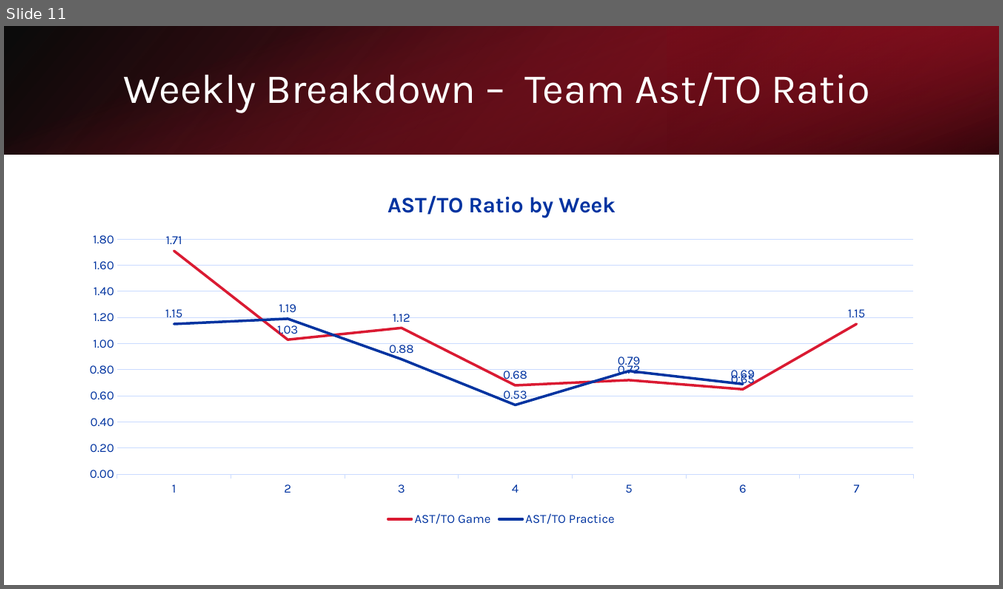
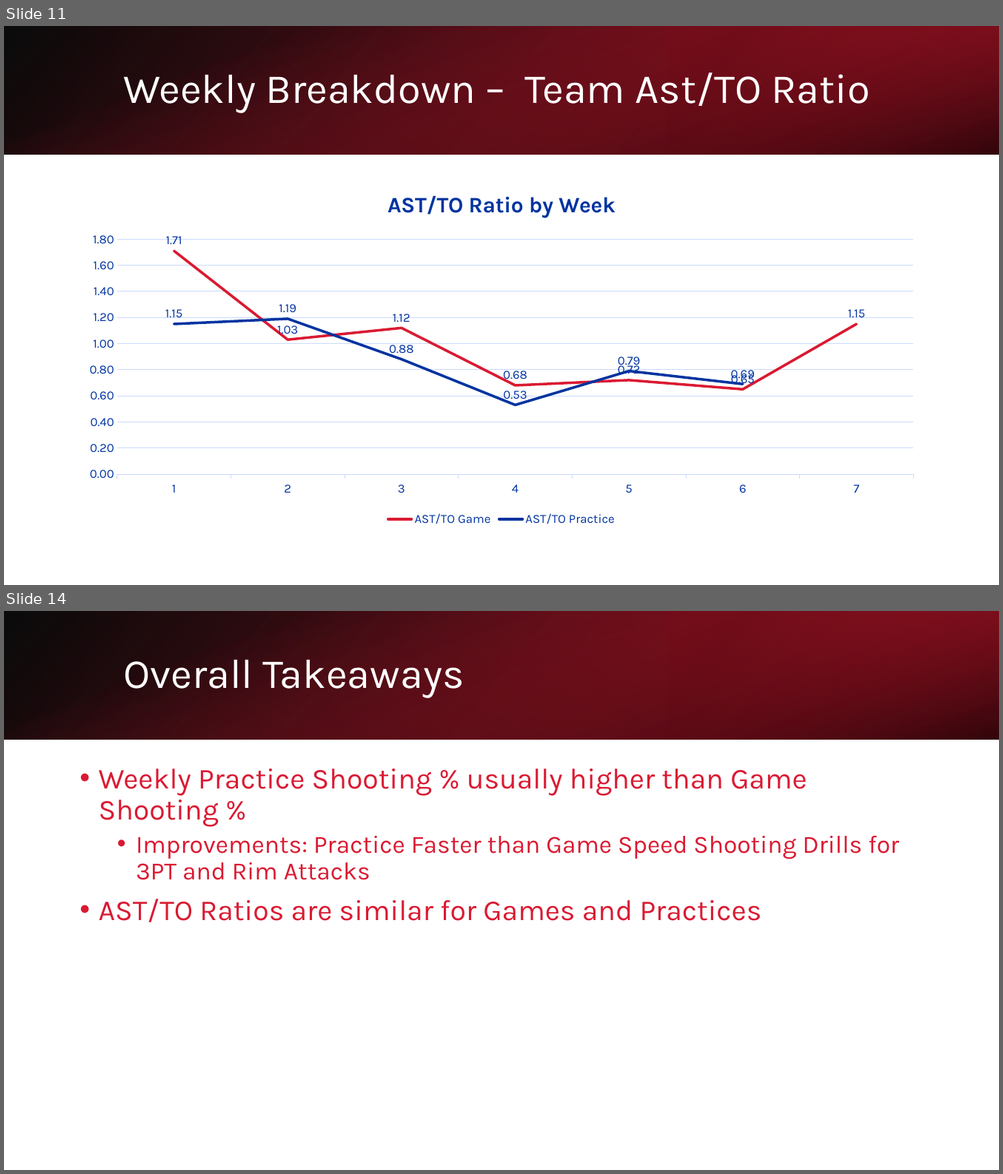
Before and after one commit to apurvis14/Jackson-Prep-Basketball-Analytics, a slide deck: Midseason Analytics Overview.pptx. Shown one above the other, each under a label of ours: slide 11 before the commit, slides 11 and 14 after it; the slides between them are not shown. The pictures are 1003x589 and 1003x1174 pixels, drawn with LibreOffice and Linux fonts; fonts in the diff are those of the drawing. Boxes give left, top, right and bottom in pixels: in the first picture for what was removed or moved away, otherwise in the second. Text is boxed around its words. In the diff, an @@ line names an element or a change of style, - is before the commit and + after.

```diff
--- a/Midseason Analytics Overview.pptx
+++ b/Midseason Analytics Overview.pptx
@@ slide 14 added at <box>4,611,999,1170</box>, background #FFFFFF @@
@@ rectangle added at <box>4,611,999,739</box>, fill gradient #000000 to #A31326 @@
@@ rectangle added at <box>4,612,998,740</box>, fill gradient #DA1A32 to #000000 @@
@@ rectangle added at <box>667,611,999,739</box>, fill gradient #6D0D19 to #DA1A32 @@
@@ title added at <box>123,659,464,698</box>, 40 pt, text #FFFFFF @@
+Overall Takeaways
@@ text added at <box>99,769,899,923</box>, 28 pt, text #DA1A32 @@
+• Weekly Practice Shooting % usually higher than Game Shooting %
+  • Improvements: Practice Faster than Game Speed Shooting Drills for 3PT and Rim Attacks
+• AST/TO Ratios are similar for Games and Practices
```
Also in this commit, not shown: 4 slides changed, 9 other slides added, 2 other files.
